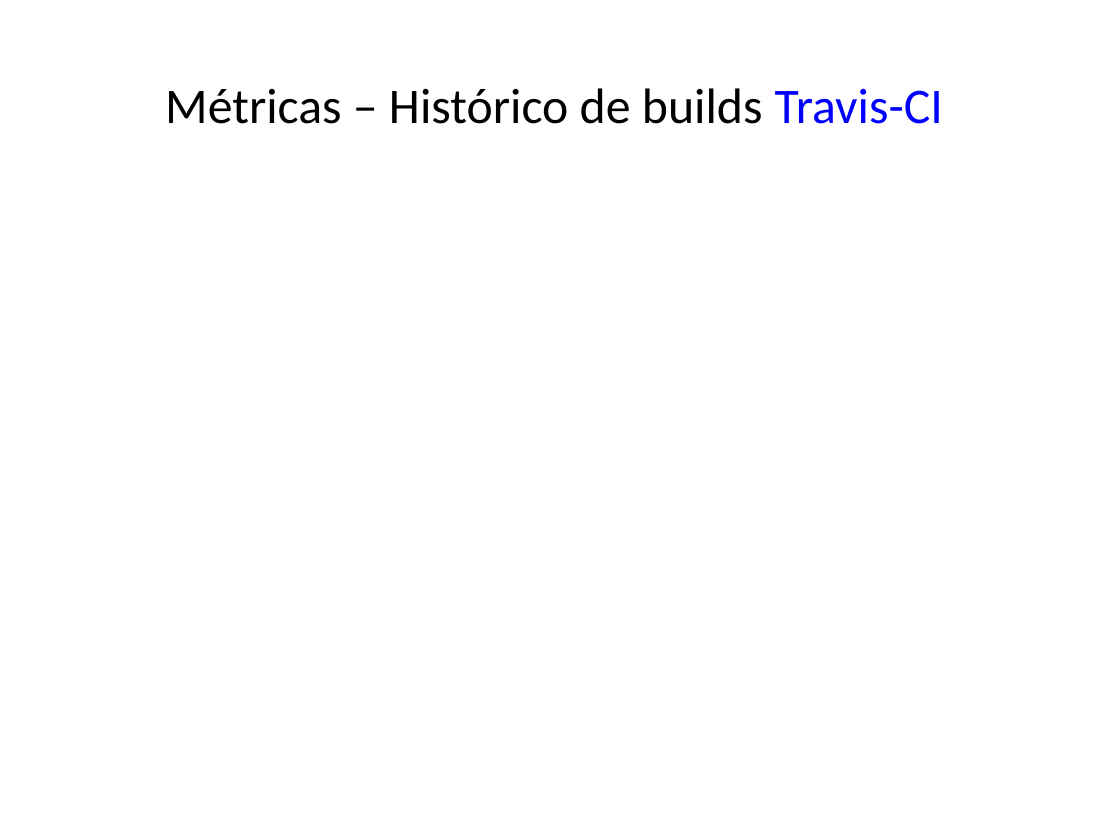
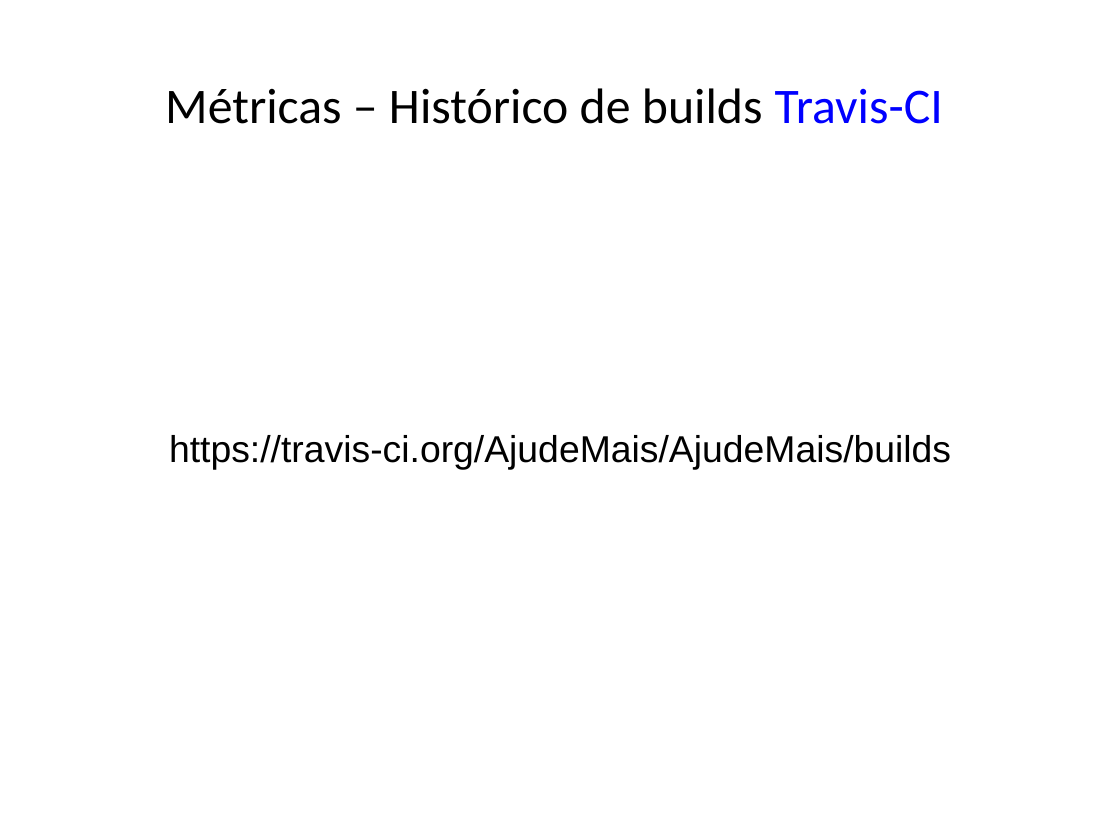
Before and after one commit to AjudeMais/ajudeMais-Projeto, a slide deck: slide 12 of Projeto-AjudeMais/002-Acompanhamento/Iteracao-02/ADR - apresentacao de resultados-IT02.pptx. Drawn at 1120x840 pixels with LibreOffice and Linux fonts; fonts in the diff are those of the drawing. Boxes give left, top, right and bottom in pixels: in the first picture for what was removed or moved away, otherwise in the second. Text is boxed around its words. In the diff, an @@ line names an element or a change of style, - is before the commit and + after.

```diff
--- a/Projeto-AjudeMais/002-Acompanhamento/Iteracao-02/ADR - apresentacao de resultados-IT02.pptx
+++ b/Projeto-AjudeMais/002-Acompanhamento/Iteracao-02/ADR - apresentacao de resultados-IT02.pptx
@@ text added at (x1=169, y1=435, x2=951, y2=470), 24 pt, text #000000 @@
+https://travis-ci.org/AjudeMais/AjudeMais/builds
```
Also in this commit, not shown: 2 other slides changed.
